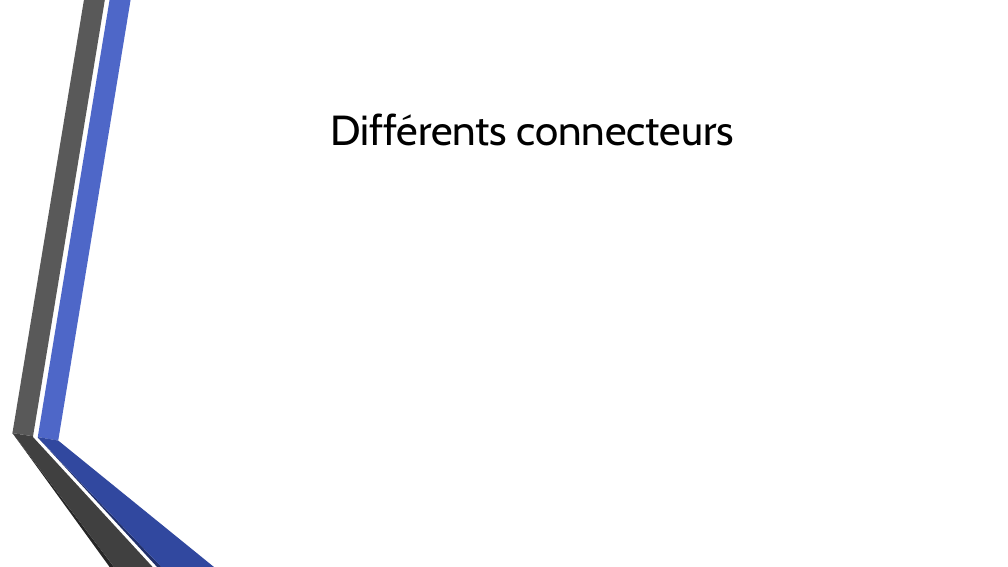
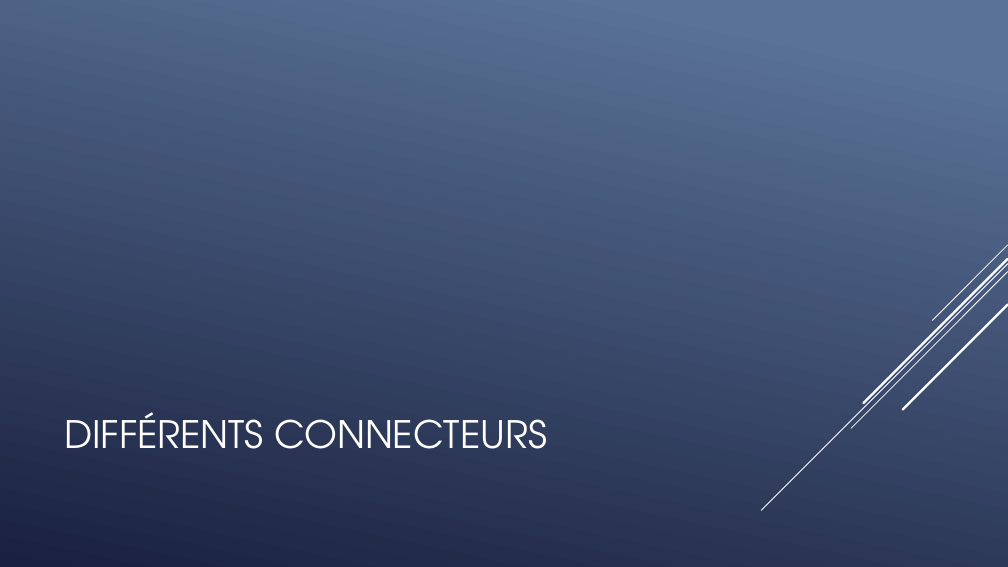
Before and after one commit to QuentinKrg/M214-Ethernet, a slide deck: slide 4 of Module 214 - Fabrication RJ45.pptx. Drawn at 1008x567 pixels with LibreOffice and Linux fonts; fonts in the diff are those of the drawing; background and template pictures are left out. Boxes give left, top, right and bottom in pixels: in the first picture for what was removed or moved away, otherwise in the second. Text is boxed around its words. In the diff, an @@ line names an element or a change of style, - is before the commit and + after.

```diff
--- a/Module 214 - Fabrication RJ45.pptx
+++ b/Module 214 - Fabrication RJ45.pptx
@@ background picture (left out) to gradient #597496 to #1A2040 @@
@@ group added at [761,245,1008,510]: 5 lines @@
@@ title at [64,412,547,449]: text changed; size 40 to 36 pt; font Cabin to TeX Gyre Adventor; text colour #000000 to #FFFFFF @@
-Différents connecteurs
+DIFFÉRENTS CONNECTEURS
@@ group removed at [12,0,214,567]: 6 freeform shapes @@
```
Also in this commit, not shown: 7 other slides changed.
